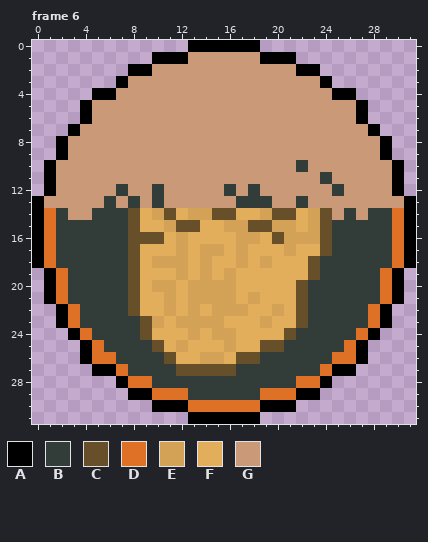
File history of a pixel-art file, sprites/props/buddha_charge_icon.aseprite. That is the earlier state.
32x32 pixels, 9 frames. Colours within 5 levels of each other are drawn and written as one. Shown: frame 6. The commit also changed other frames, which this record leaves out.
Visible layers, top first: "Layer 2", "Layer 1".
Palette (. is transparent): A #000000  B #323c39  C #674f2a  D #df7126  E #d3a256  F #e3ae5b  G #ca9978
Pixels before, frame 6, first column x 0:
 0 .............AAAAAA.............
 1 ..........AAAGGGGGGAAA..........
 2 ........AAGGGGGGGGGGGGAA........
 3 .......AGGGGGGGGGGGGGGGGA.......
 4 .....AAGGGGGGGGGGGGGGGGGGAA.....
 5 ....AGGGGGGGGGGGGGGGGGGGGGGA....
 6 ....AGGGGGGGGGGGGGGGGGGGGGGA....
 7 ...AGGGGGGGGGGGGGGGGGGGGGGGGA...
 8 ..AGGGGGGGGGGGGGGGGGGGGGGGGGGA..
 9 ..AGGGGGGGGGGGGGGGGGGGGGGGGGGA..
10 .AGGGGGGGGGGGGGGGGGGGGBGGGGGGGA.
11 .AGGGGGGGGGGGGGGGGGGGGGGBGGGGGA.
12 .AGGGGGBGGBGGGGGBGBGGGGGGBGGGGA.
13 AGGGGGBGBGBGGGGGGBBBGGBGGGGGGGGA
14 ADBGGBBBCFECFEECCFFECCFECGBGBBDA
15 ADBBBBBBCFFECCFFEECCEEFECBBBBBDA
16 ADBBBBBBCCCFEFFFFEEFCEEECBBBBBDA
17 ADBBBBBBCFFFEFEEFEFFFEFFCBBBBBDA
18 ADBBBBBBCFEEEFEFFEFEFFFCBBBBBBDA
19 .ADBBBBBCFFFEFEFEFFFFFFCBBBBBDA.
20 .ADBBBBBCFEEFEEEEFFFFFCBBBBBBDA.
21 .ADBBBBBCFFEFEEEEFEFFFCBBBBBBDA.
22 ..ADBBBBCFFEFEFEEEFFEFCBBBBBDA..
23 ..ADBBBBBCEFEEEEFFFEFFCBBBBBDA..
24 ...ADBBBBCFFFEFEEFFFFCBBBBBDA...
25 ....ADBBBBCFEFFFEFFCCBBBBBDA....
26 ....ADDBBBBCFFEEFCCBBBBBBDDA....
27 .....AADBBBBCCCCCBBBBBBBDAA.....
28 .......ADDBBBBBBBBBBBBDDA.......
29 ........AADDDBBBBBBDDDAA........
30 ..........AAADDDDDDAAA..........
31 .............AAAAAA.............
Now the later version:
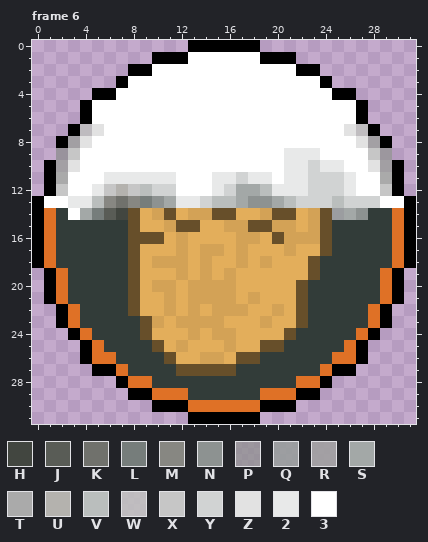
Colours new in this view: H #424640  J #595c56  K #70716c  L #767d7b  M #878782  N #8d9291  P #919191c6  Q #989d9ce2  R #9f9f9fe2  S #a3a8a7  T #aaaaaa  U #b4b2ae  V #babebd  W #bfbfbfe2  X #c6c6c6  Y #d1d3d3  Z #e2e2e2  2 #e8e9e9  3 #ffffff
From old to new:
Changed rows in their new state; - is an unchanged pixel.
Frame 6, layer "Layer 1":
first column x 1:
 1 ------------333333------------
 2 ---------333333333333---------
 3 -------3333333333333333-------
 4 ------333333333333333333------
 5 ----3333333333333333333333----
 6 ----3333333333333333333333----
 7 ---WZ33333333333333333333ZW---
 8 --RZ3333333333333333333333ZR--
 9 -PX333333333333333332223333XP-
10 -RZ3333333333333333322Y2233ZR-
11 -T33322222233322Y22322YYY233T-
12 -X332XUXVYY3332YSSV222YYY233X-
13 3322VMKMLNS22YVVSNNSVYYYVYYY33
14 --3SLJH-----------------QSN---
Changed places in both pictures, as pixel boxes (x1, y1, x2, y2):
changed: (44, 52, 404, 220)
